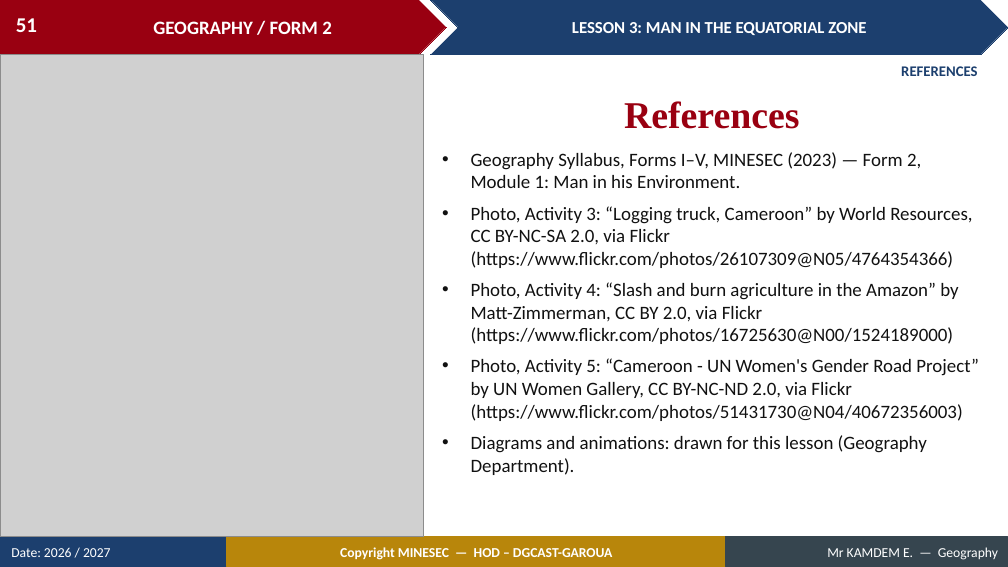
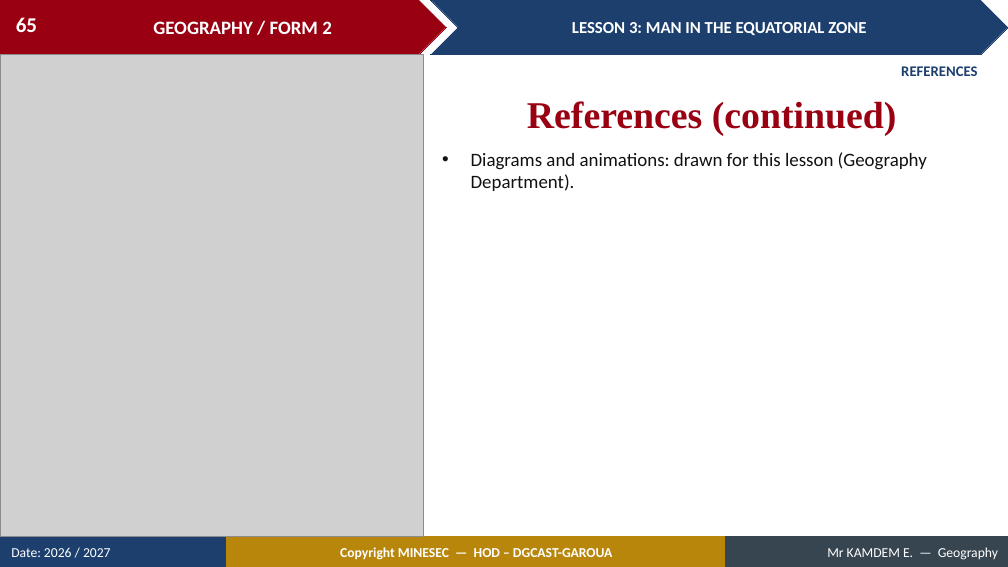
Before and after one commit to Berthautk/linea-github, a slide deck: slide 65 of lecons/F2/05_F2_M1_L03_Man_in_the_Equatorial_Zone.pptx (slide 51 before the commit). Drawn at 1008x567 pixels with LibreOffice and Linux fonts; fonts in the diff are those of the drawing; grey boxes stand for pictures. Boxes give left, top, right and bottom in pixels: in the first picture for what was removed or moved away, otherwise in the second. Text is boxed around its words. In the diff, an @@ line names an element or a change of style, - is before the commit and + after.

```diff
--- a/lecons/F2/05_F2_M1_L03_Man_in_the_Equatorial_Zone.pptx
+++ b/lecons/F2/05_F2_M1_L03_Man_in_the_Equatorial_Zone.pptx
@@ page number at <box>16,17,37,32</box>: text changed @@
-51
+65
@@ text at <box>527,101,897,136</box>: text changed @@
-References
+References (continued)
@@ text at <box>471,152,979,421</box>: paragraphs removed @@
-• Geography Syllabus, Forms I–V, MINESEC (2023) — Form 2, Module 1: Man in his Environment.
-• Photo, Activity 3: “Logging truck, Cameroon” by World Resources, CC BY-NC-SA 2.0, via Flickr (https://www.flickr.com/photos/26107309@N05/4764354366)
-• Photo, Activity 4: “Slash and burn agriculture in the Amazon” by Matt-Zimmerman, CC BY 2.0, via Flickr (https://www.flickr.com/photos/16725630@N00/1524189000)
-• Photo, Activity 5: “Cameroon - UN Women's Gender Road Project” by UN Women Gallery, CC BY-NC-ND 2.0, via Flickr (https://www.flickr.com/photos/51431730@N04/40672356003)
```
Also in this commit, not shown: 20 other slides changed, 19 slides added, 5 slides removed, 21 other files.
